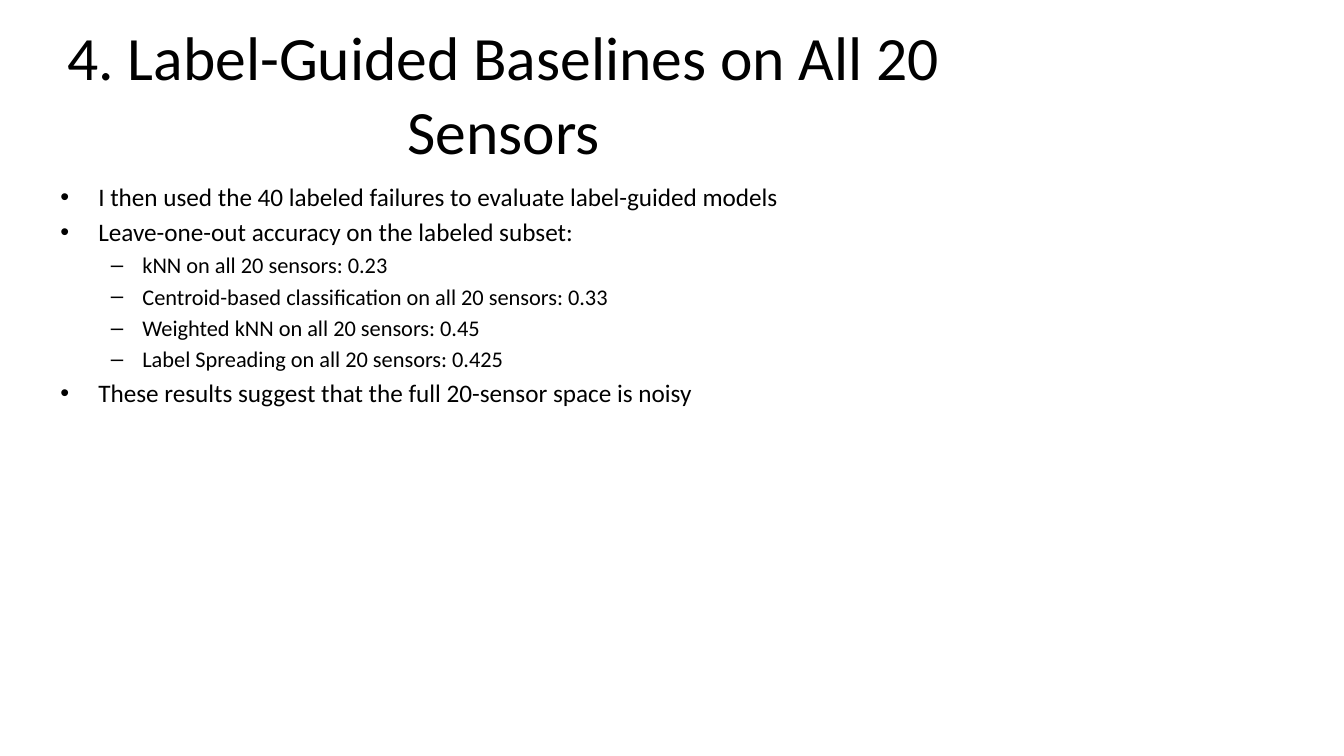
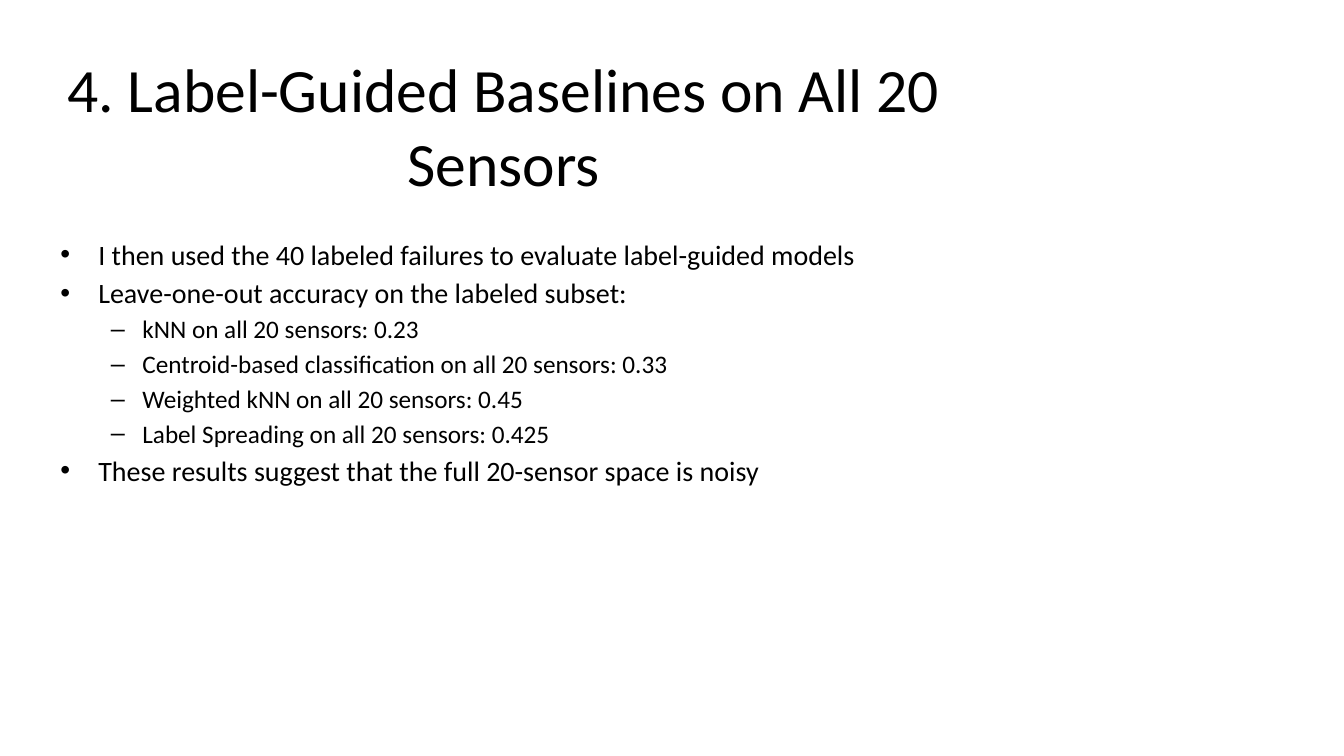
Before and after one commit to hadareal/sensor-failure-clustering, a slide deck: slide 5 of presentation/ML6_machine_failure_presentation_final.pptx. Drawn at 1344x756 pixels with LibreOffice and Linux fonts; fonts in the diff are those of the drawing. Boxes give left, top, right and bottom in pixels: in the first picture for what was removed or moved away, otherwise in the second. Text is boxed around its words. In the diff, an @@ line names an element or a change of style, - is before the commit and + after.

```diff
--- a/presentation/ML6_machine_failure_presentation_final.pptx
+++ b/presentation/ML6_machine_failure_presentation_final.pptx
@@ title "4. Label-Guided Baselines on All ...": place and size @@
-title "4. Label-Guided Baselines on All ..." at box(67, 37, 939, 155)
+title "4. Label-Guided Baselines on All ..." at box(67, 69, 939, 187)
@@ text "I then used the 40 ...": place and size @@
-text "I then used the 40 ..." at box(98, 188, 778, 407)
+text "I then used the 40 ..." at box(98, 245, 854, 486)
@@ text "I then used the 40 ..." at box(98, 245, 854, 486): size 18 to 20 pt in "I then used the 40 labeled failures ...", "Leave-one-out accuracy on the labeled subset:", "These results suggest that the full 20-sensor ..."; size 16 to 18 pt in "kNN on all 20 sensors: 0.23", "Centroid-based classification on all 20 sensors: 0.33", "Weighted kNN on all 20 sensors: 0.45", "Label Spreading on all 20 sensors: 0.425" @@
```
Also in this commit, not shown: 10 other slides changed, 1 slide added, 4 other files.
